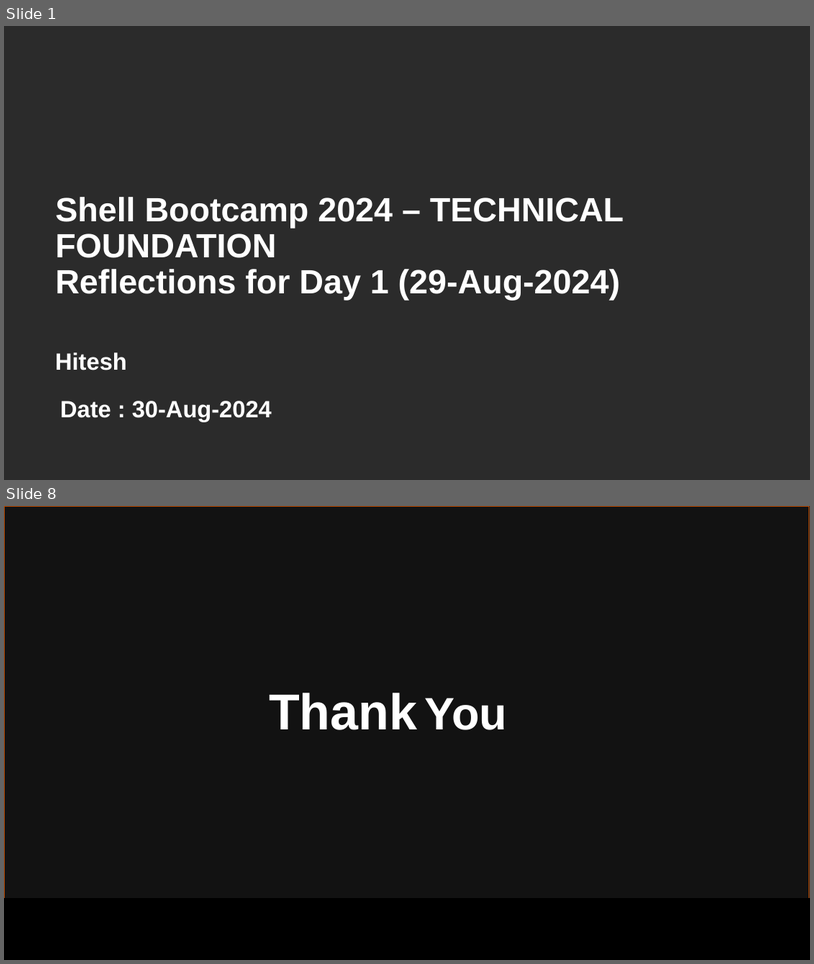
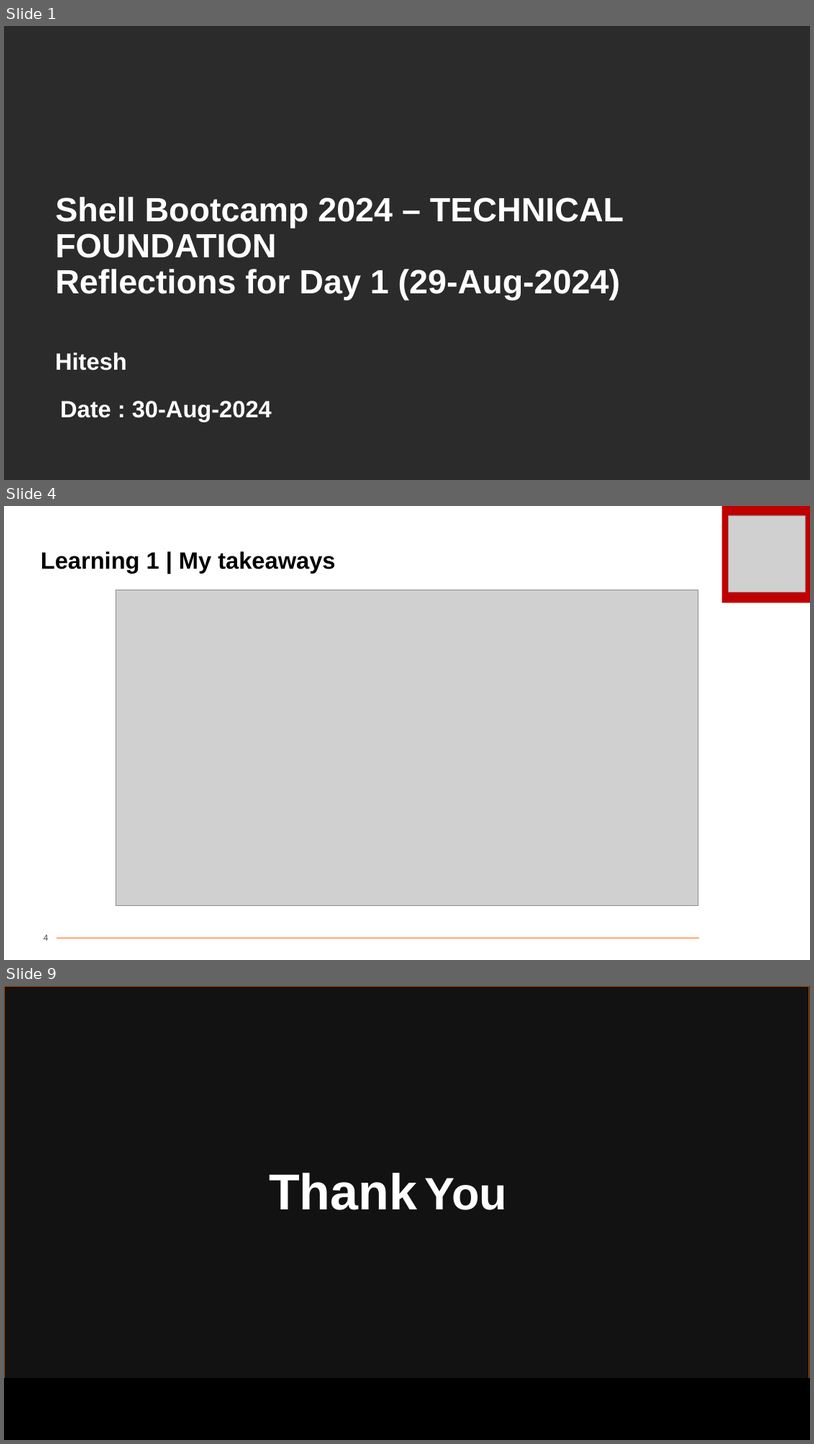
Before and after one commit to Hitesh-2020/Shell-Bootcamp-Journey-PPTs, a slide deck: HITESH TECHNICAL Day 1 Journey Book 2024.pptx. Shown one above the other, each under a label of ours: slides 1 and 8 before the commit, slides 1, 4 and 9 after it; the slides between them are not shown. The pictures are 814x964 and 814x1444 pixels, drawn with LibreOffice and Linux fonts; fonts in the diff are those of the drawing; grey boxes stand for pictures; background and template pictures are left out; a plain dark background stands for a picture behind light text. Boxes give left, top, right and bottom in pixels: in the first picture for what was removed or moved away, otherwise in the second. Text is boxed around its words. In the diff, an @@ line names an element or a change of style, - is before the commit and + after.

```diff
--- a/HITESH TECHNICAL Day 1 Journey Book 2024.pptx
+++ b/HITESH TECHNICAL Day 1 Journey Book 2024.pptx
@@ slide 4 added at bbox=[4, 506, 810, 960], background #FFFFFF @@
@@ rectangle added at bbox=[723, 506, 810, 602], fill #C00000 @@
@@ picture added at bbox=[729, 515, 805, 592] @@
@@ title added at bbox=[41, 551, 335, 573], 28 pt, text #000000, bold @@
+Learning 1 | My takeaways
@@ picture added at bbox=[116, 590, 699, 906] @@
@@ page number added at bbox=[44, 934, 48, 940], 10 pt, text #404040 @@
+4
@@ line added from (57, 937) to (700, 937), #FF6600 0.5 pt @@
@@ what was slide 8 is now slide 9 @@
```
Also in this commit, not shown: 5 slides changed.
